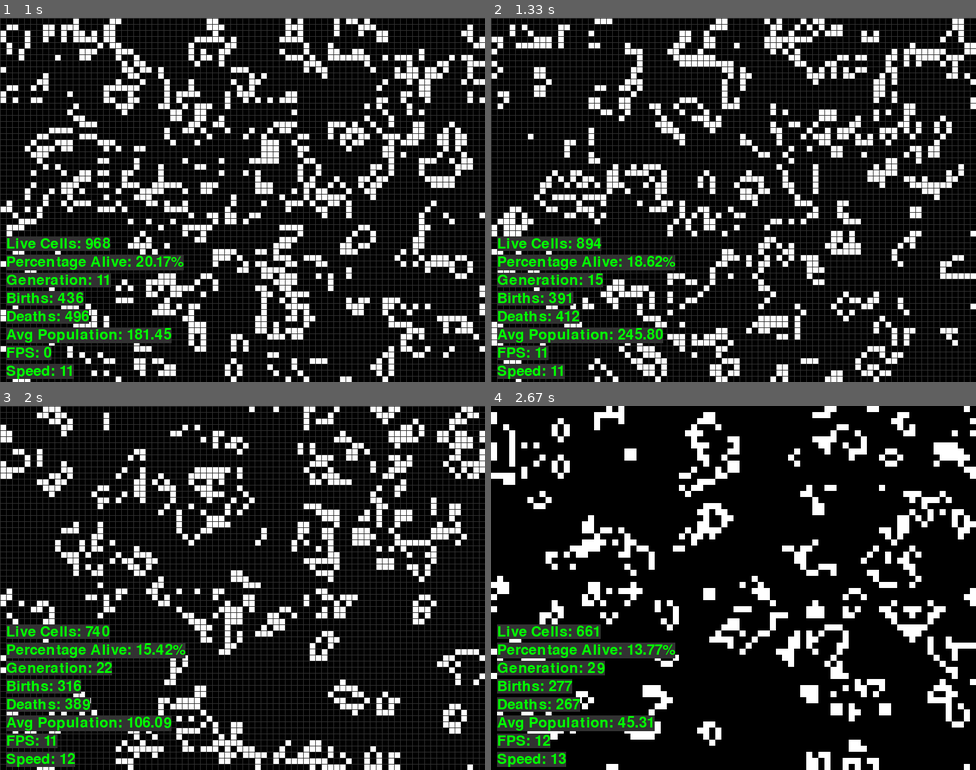
Above: before the commit, frames 1-4 (two rows, left to right).
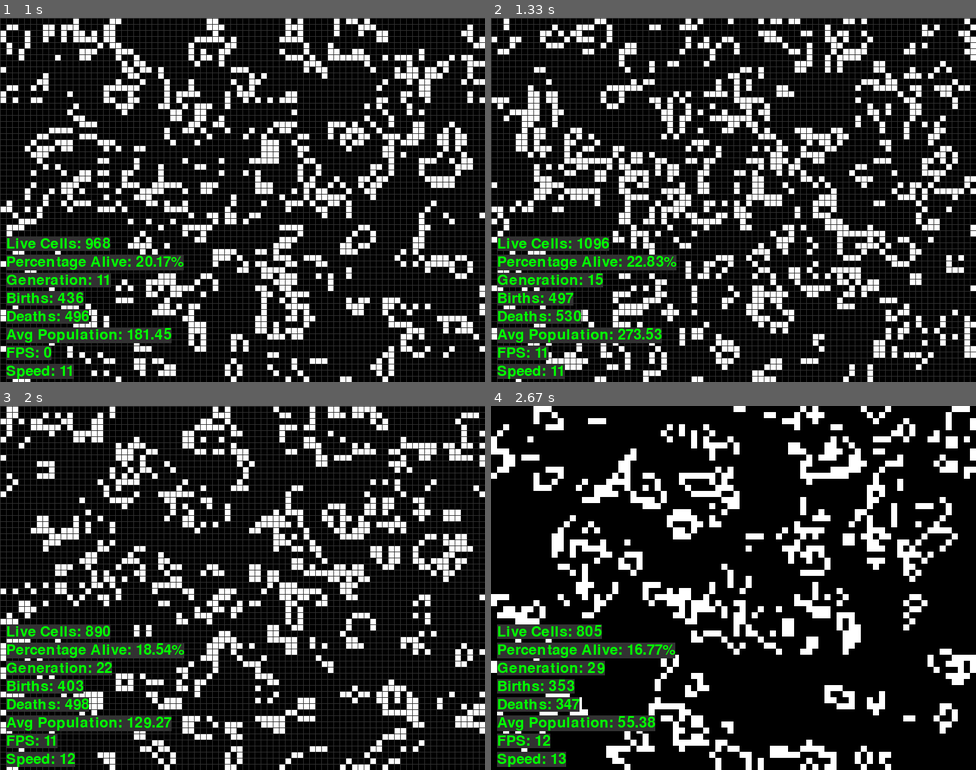
Above: after the commit, the same moments.

Repository: PawiX25/pygame-conways-game-of-life
Game: pygame game, started from game.py
Same seed, same stepped clock (60 frames per second), same inputs: the game is played once before the commit and once after it.
Inputs (mouse positions are in pixels of both pictures, inside the frame that each line leads up to):
- Up to frame 1 (1 s): hold I 0.33-0.8 s; hold Up 0.33-0.8 s; move the mouse to (223, 214) at 0.37 s; press the mouse at (223, 265) at 0.87 s; move the mouse to (261, 250) at 0.97 s
- Up to frame 2 (1.33 s): release the mouse at (786, 232) at 1.1 s; tap O at 1.2 s
- Up to frame 3 (2 s): hold S from 1.6 s (still down); hold Up from 1.6 s (still down); move the mouse to (368, 646) at 1.63 s; click (368, 646) at 1.77 s
- Up to frame 4 (2.67 s): release S at 2.07 s; release Up at 2.07 s; tap G at 2.1 s; hold Up from 2.47 s (still down); tap Space at 2.53 s; click (888, 486) at 2.62 s

Frame 1 is identical in both runs. In frame 2, 25% of the frame differs, in the area x 0-100%, y 0-100%; in frame 3, 22%; in frame 4, 23%.

Commit message:
Add image export/import functionality

Diff:
--- a/game.py
+++ b/game.py
@@ -1,7 +1,7 @@
 import pygame
 import numpy as np
 import matplotlib.pyplot as plt
-import json  # Add JSON module for saving and loading
+import json
 
 pygame.init()
 
@@ -13,7 +13,7 @@
 WHITE = (255, 255, 255)
 BLACK = (0, 0, 0)
 GREEN = (0, 255, 0)
-GRID_COLOR = (50, 50, 50)  # Dark grey grid lines
+GRID_COLOR = (50, 50, 50)
 TEXT_BG_COLOR = (50, 50, 50)
 
 screen = pygame.display.set_mode((WIDTH, HEIGHT))
@@ -33,6 +33,23 @@
 def load_grid(filename="saved_grid.json"):
     with open(filename, "r") as f:
         grid = np.array(json.load(f))
+    return grid
+
+def save_grid_as_image(grid, filename="saved_grid.png"):
+    image_surface = pygame.Surface((WIDTH, HEIGHT))
+    for x in range(GRID_WIDTH):
+        for y in range(GRID_HEIGHT):
+            color = WHITE if grid[x, y] == 1 else BLACK
+            pygame.draw.rect(image_surface, color, pygame.Rect(x * CELL_SIZE, y * CELL_SIZE, CELL_SIZE, CELL_SIZE))
+    pygame.image.save(image_surface, filename)
+
+def load_grid_from_image(filename="saved_grid.png"):
+    image_surface = pygame.image.load(filename)
+    grid = np.zeros((GRID_WIDTH, GRID_HEIGHT), dtype=int)
+    for x in range(GRID_WIDTH):
+        for y in range(GRID_HEIGHT):
+            color = image_surface.get_at((x * CELL_SIZE, y * CELL_SIZE))
+            grid[x, y] = 1 if color == WHITE else 0
     return grid
 
 def draw_grid(grid):
@@ -48,24 +65,17 @@
         pygame.draw.line(screen, GRID_COLOR, (0, y), (WIDTH, y))
 
 def update_grid(grid):
-    # Create a padded version of the grid to handle edge wrapping
     padded_grid = np.pad(grid, pad_width=1, mode='wrap')
-
-    # Calculate the sum of neighbors using convolution
     neighbor_sum = (
         padded_grid[:-2, :-2] + padded_grid[:-2, 1:-1] + padded_grid[:-2, 2:] +
         padded_grid[1:-1, :-2] + padded_grid[1:-1, 2:] +
         padded_grid[2:, :-2] + padded_grid[2:, 1:-1] + padded_grid[2:, 2:]
     )
-
-    # Apply the rules of Conway's Game of Life
     births = (grid == 0) & (neighbor_sum == 3)
     deaths = (grid == 1) & ((neighbor_sum < 2) | (neighbor_sum > 3))
-
     new_grid = np.copy(grid)
     new_grid[births] = 1
     new_grid[deaths] = 0
-
     return new_grid, np.sum(births), np.sum(deaths)
 
 def draw_statistics(grid, generation, births, deaths, avg_population, speed):
@@ -122,12 +132,12 @@
     grid = initialize_grid()
     running = True
     pause = False
-    show_grid_lines = True  # Toggle for grid lines
+    show_grid_lines = True
     generation = 0
     total_population = np.sum(grid)
-    speed = 10  # Initial speed
-    dragging = False  # Add a flag to track dragging state
-    erase_dragging = False  # Add a flag to track erasing state
+    speed = 10
+    dragging = False
+    erase_dragging = False
     live_cells_history = []
 
     while running:
@@ -143,63 +153,66 @@
                     total_population = np.sum(grid)
                     live_cells_history = []
                 if event.key == pygame.K_UP:
-                    speed += 1  # Increase speed
+                    speed += 1
                 if event.key == pygame.K_DOWN:
-                    speed = max(1, speed - 1)  # Decrease speed but not below 1
+                    speed = max(1, speed - 1)
                 if event.key == pygame.K_g:
-                    show_grid_lines = not show_grid_lines  # Toggle grid lines
-                if event.key == pygame.K_s:  # Save the grid state
+                    show_grid_lines = not show_grid_lines
+                if event.key == pygame.K_s:
                     save_grid(grid)
-                if event.key == pygame.K_l:  # Load the grid state
+                if event.key == pygame.K_l:
                     grid = load_grid()
+                if event.key == pygame.K_i:
+                    save_grid_as_image(grid)
+                if event.key == pygame.K_o:
+                    grid = load_grid_from_image()
             if event.type == pygame.MOUSEBUTTONDOWN:
-                if event.button == 1:  # Left mouse button
-                    dragging = True  # Start dragging
+                if event.button == 1:
+                    dragging = True
                     x, y = pygame.mouse.get_pos()
                     x //= CELL_SIZE
                     y //= CELL_SIZE
                     grid[x, y] = 1 - grid[x, y]
                     total_population = np.sum(grid)
-                if event.button == 3:  # Right mouse button
-                    erase_dragging = True  # Start erasing
+                if event.button == 3:
+                    erase_dragging = True
                     x, y = pygame.mouse.get_pos()
                     x //= CELL_SIZE
                     y //= CELL_SIZE
-                    grid[x, y] = 0  # Erase cell
+                    grid[x, y] = 0
                     total_population = np.sum(grid)
             if event.type == pygame.MOUSEBUTTONUP:
-                if event.button == 1:  # Left mouse button
-                    dragging = False  # Stop dragging
-                if event.button == 3:  # Right mouse button
-                    erase_dragging = False  # Stop erasing
+                if event.button == 1:
+                    dragging = False
+                if event.button == 3:
+                    erase_dragging = False
             if event.type == pygame.MOUSEMOTION:
                 x, y = pygame.mouse.get_pos()
                 x //= CELL_SIZE
                 y //= CELL_SIZE
                 if dragging:
-                    grid[x, y] = 1  # Make cell alive while dragging
+                    grid[x, y] = 1
                 if erase_dragging:
-                    grid[x, y] = 0  # Erase cell while dragging
+                    grid[x, y] = 0
                 total_population = np.sum(grid)
 
         screen.fill(BLACK)
         draw_grid(grid)
         if show_grid_lines:
-            draw_lines()  # Draw lines only if show_grid_lines is True
+            draw_lines()
 
         if not pause:
             grid, births, deaths = update_grid(grid)
             generation += 1
             total_population += np.sum(grid)
             avg_population = total_population / generation if generation != 0 else 0
-            live_cells_history.append(np.sum(grid))  # Track live cells
+            live_cells_history.append(np.sum(grid))
 
         draw_statistics(grid, generation, births, deaths, avg_population, speed)
 
         pygame.display.flip()
         clock.tick(speed)
 
-    # Plot the live cells history after exiting the game loop
     plt.figure(figsize=(10, 5))
     plt.plot(live_cells_history, label='Live Cells Over Time', color='green')
     plt.xlabel('Generation')
